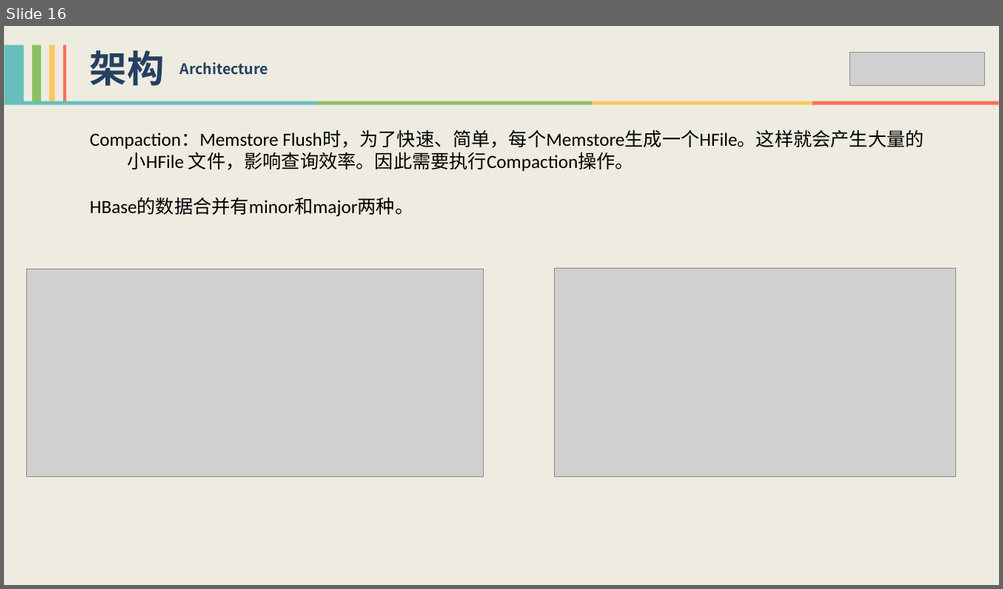
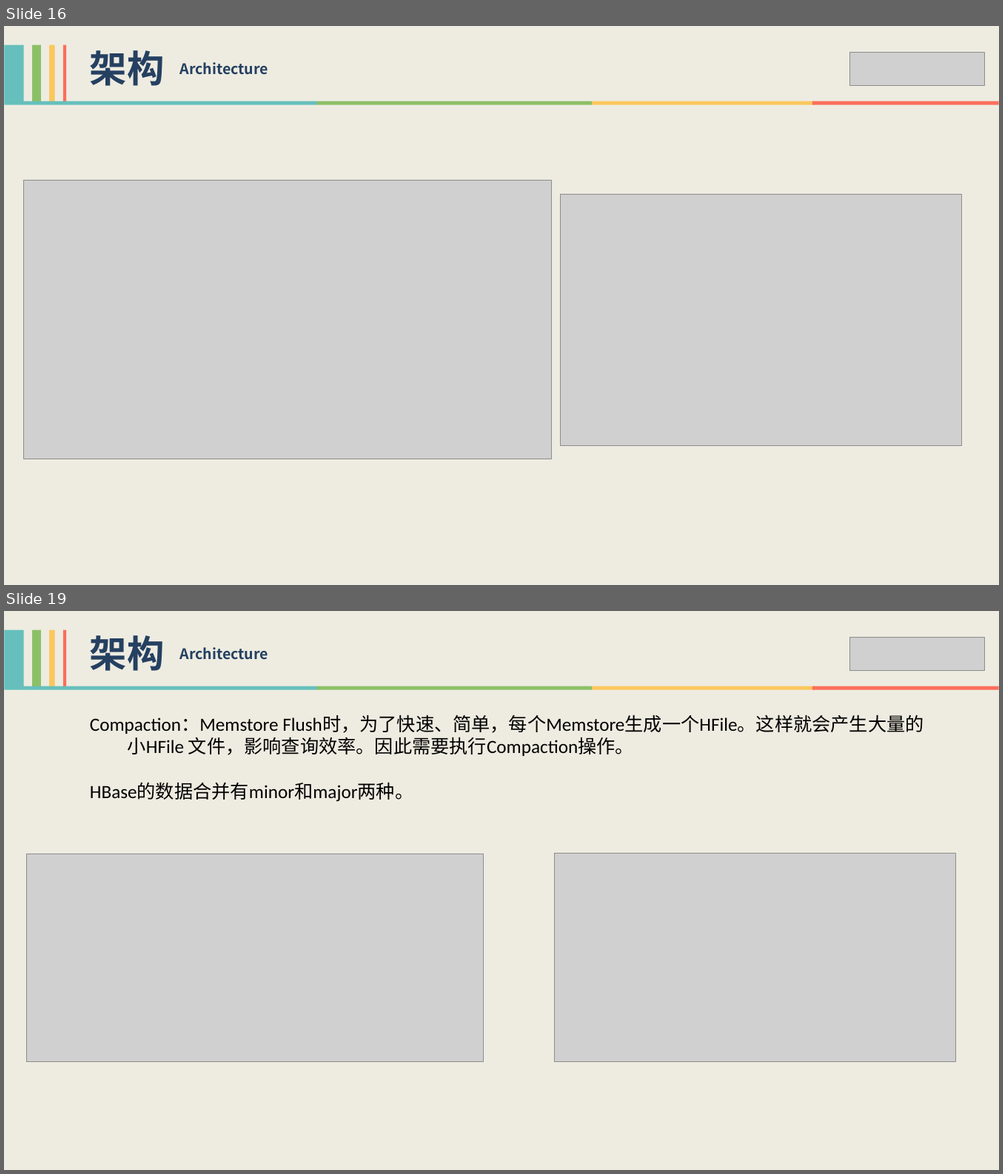
Before and after one commit to xiaoguoqiang/data, a slide deck: HBase技术分享-李强.pptx. Shown one above the other, each under a label of ours: slide 16 before the commit, slides 16 and 19 after it; the slides between them are not shown. The pictures are 1003x589 and 1003x1174 pixels, drawn with LibreOffice and Linux fonts; fonts in the diff are those of the drawing; grey boxes stand for pictures. Boxes give left, top, right and bottom in pixels: in the first picture for what was removed or moved away, otherwise in the second. Text is boxed around its words. In the diff, an @@ line names an element or a change of style, - is before the commit and + after.

```diff
--- a/HBase技术分享-李强.pptx
+++ b/HBase技术分享-李强.pptx
@@ slide 16 added at [4, 26, 999, 585], background #EEECE1 @@
@@ group added at [4, 44, 66, 101]: 4 rectangles @@
@@ text added at [90, 50, 165, 86], 36 pt, text #254061, bold @@
+架构
@@ text added at [179, 62, 268, 75], 14 pt, text #254061, bold @@
+Architecture
@@ picture added at [850, 52, 984, 86] @@
@@ group added at [4, 101, 999, 105]: 4 rectangles @@
@@ picture added at [24, 181, 552, 458] @@
@@ picture added at [560, 194, 962, 445] @@
@@ what was slide 16 is now slide 19 @@
```
Also in this commit, not shown: 1 slide changed, 2 other slides added.
